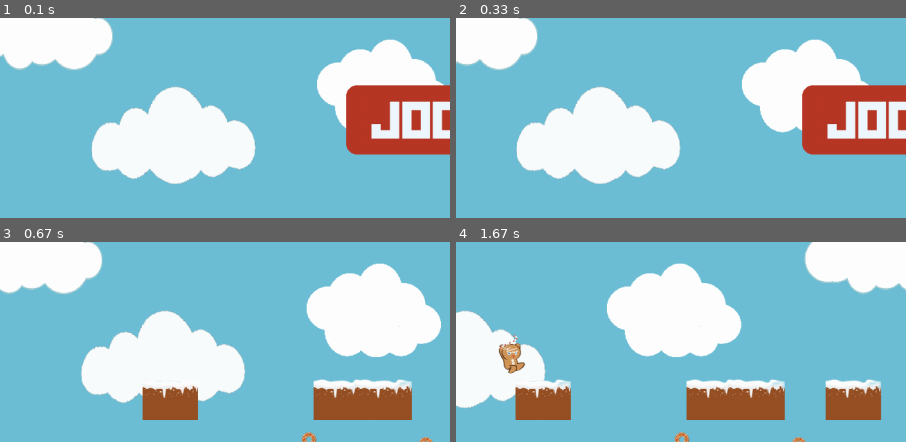
Above: before the commit, frames 1-4 (two rows, left to right).
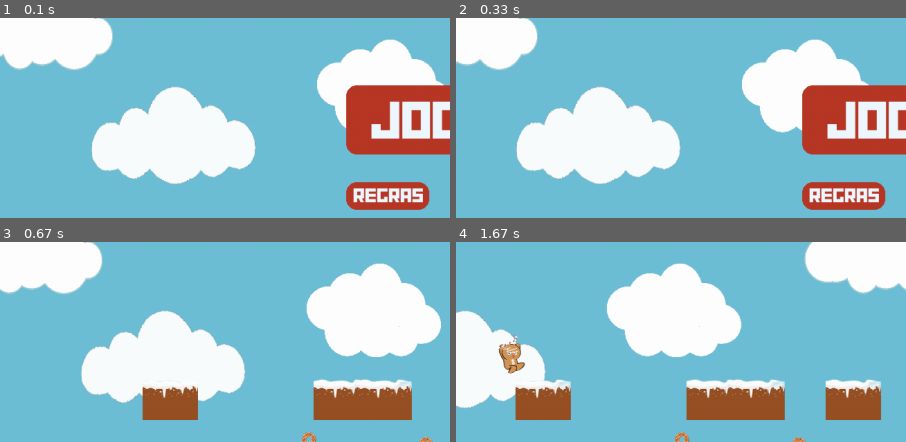
Above: after the commit, the same moments.

Repository: insper-classroom/devlife-23-1-projeto-pygame-laura_e_rafaela
Game: pygame game, started from jogo/jogo_GM.py
Same seed, same stepped clock (60 frames per second), same inputs: the game is played once before the commit and once after it.
Inputs (mouse positions are % of the whole screen's width and height, from its top left):
- Up to frame 1 (0.1 s): no input
- Up to frame 2 (0.33 s): no input
- Up to frame 3 (0.67 s): click (43, 59) at 0.42 s, where only the run after the commit has a clickable "REGRAS"
- Up to frame 4 (1.67 s): tap Space at 0.67, 1.57 s
The pictures show only the part of the screen within x 0-50%, y 14-64%; the shares and areas given below are measured in that part.

The runs differ from the first frame. In frame 1, 2.5% of the frame differs, in the area x 76-96%, y 82-96%; in frame 2, 2.5%; in frame 3, nothing differs; in frame 4, nothing differs.

Commit message:
tela incial com botoes de regra

Diff:
--- a/jogo/jogo_GM.py
+++ b/jogo/jogo_GM.py
@@ -102,8 +102,11 @@
         self.clock=pygame.time.Clock()
         self.FPS=15
         self.fundo_jogar = pygame.Rect(self.largura_tela//2-150,self.altura_tela//2-100,300,100)
-        self.fonte_logo = pygame.font.Font("jogo/Assets_jogo/fontes/OnlineWebFonts_COM_2486b26012f1198dc8c84cbf5c960f98/Architype Aubette W90/Architype Aubette W90.ttf", 80)
+        self.fonte_jogar = pygame.font.Font("jogo/Assets_jogo/fontes/OnlineWebFonts_COM_2486b26012f1198dc8c84cbf5c960f98/Architype Aubette W90/Architype Aubette W90.ttf", 80)
         self.jogar = False
+        self.fundo_regras = pygame.Rect(self.largura_tela//2 - 150,self.altura_tela//2 + 40,120,40)
+        self.fonte_regras = pygame.font.Font("jogo/Assets_jogo/fontes/OnlineWebFonts_COM_2486b26012f1198dc8c84cbf5c960f98/Architype Aubette W90/Architype Aubette W90.ttf", 30)
+        self.regras = False
     def desenha(self):
 
         if abs(self.scroll)>self.fundo.get_width():
@@ -113,11 +116,19 @@
         for i in range(self.tiles):
             self.window.blit(self.fundo,(i*self.fundo.get_width()+self.scroll,0))
         if self.jogar:
-            texto_jogar = self.fonte_logo.render("JOGAR",True,(184, 55, 38))
+            texto_jogar = self.fonte_jogar.render("JOGAR",True,(184, 55, 38))
             pygame.draw.rect(self.window, (240, 248, 255),self.fundo_jogar,0,15)
         else:
-            texto_jogar = self.fonte_logo.render("JOGAR",True,(240, 248, 255))
+            texto_jogar = self.fonte_jogar.render("JOGAR",True,(240, 248, 255))
             pygame.draw.rect(self.window, (184, 55, 38),self.fundo_jogar,0,15)
+
+        if self.regras:
+            texto_regras = self.fonte_regras.render("REGRAS", True, (184, 55, 38))
+            pygame.draw.rect(self.window,(240, 248, 255), self.fundo_regras,0 ,15)
+        else:
+            texto_regras = self.fonte_regras.render("REGRAS", True, (240, 248, 255))
+            pygame.draw.rect(self.window,(184, 55, 38), self.fundo_regras,0 ,15)
+        self.window.blit(texto_regras, (self.largura_tela//2 - 140 ,self.altura_tela//2 + 40))
         self.window.blit(texto_jogar, (self.largura_tela//2-115,self.altura_tela//2-100))
         pygame.display.update()
     def atualiza(self):
@@ -127,6 +138,10 @@
             self.jogar = True
         else:
             self.jogar= False
+        if checa_colisao (self.fundo_regras.x, self.fundo_regras.y, self.fundo_regras.width, self.fundo_regras.height,pos_mouse[0],pos_mouse[1]):
+            self.regras = True
+        else:
+            self.regras = False
         for event in pygame.event.get():
             if event.type == pygame.QUIT:
                 return -1
@@ -145,7 +160,6 @@
         self.window=pygame.display.set_mode((self.largura_tela,self.altura_tela))
         self.tela_atual=Tela_Inicial(self)
 
-        # self.tela_atual=Tela_Jogo(self.window)
 
 
     def game_loop(self):
